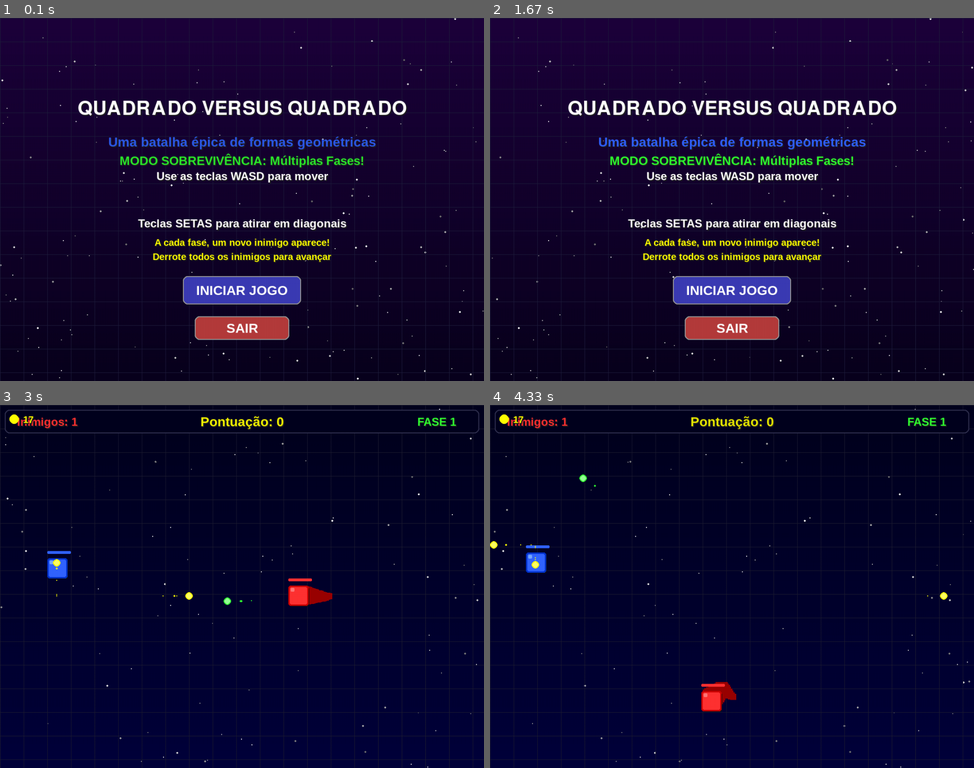
Above: before the commit, frames 1-4 (two rows, left to right).
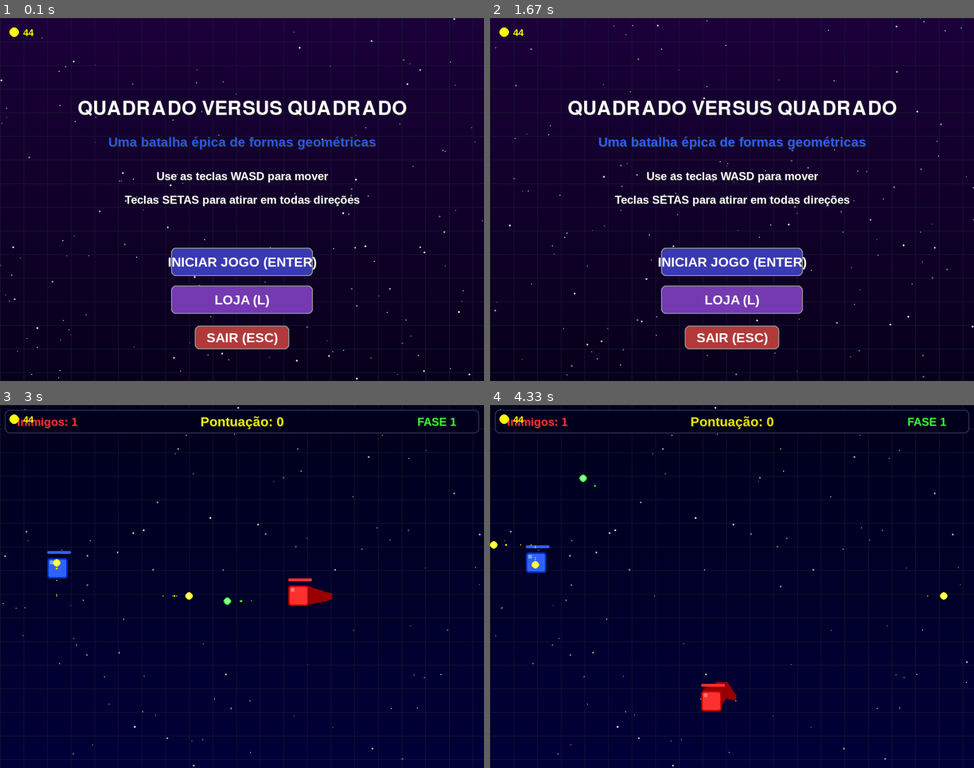
Above: after the commit, the same moments.

Repository: JoaoPedroMarimon/Pygame_SquareStorm
Game: pygame game, started from main.py
Same seed, same stepped clock (60 frames per second), same inputs: the game is played once before the commit and once after it.
Inputs (mouse positions are in pixels of both pictures, inside the frame that each line leads up to):
- Up to frame 1 (0.1 s): no input
- Up to frame 2 (1.67 s): hold L 0.33-0.8 s; click (732, 181) at 0.88 s, where only the run after the commit has a clickable "COMPRAR: 50 MOEDAS"; hold Backspace 1.17-1.63 s
- Up to frame 3 (3 s): tap Enter at 1.67, 2 s; hold Right 2.33-2.8 s; hold Up from 2.83 s (still down); hold W from 2.83 s (still down)
- Up to frame 4 (4.33 s): release Up at 3.13 s; release W at 3.13 s; hold Right 3.17-3.63 s; hold D 3.17-3.63 s; hold Left 3.67-4.2 s; hold A 3.67-4.2 s; hold Down from 4.23 s (still down); hold S from 4.23 s (still down)

The runs differ from the first frame. In frame 1, 9.6% of the frame differs, in the area x 0-100%, y 0-100%; in frame 2, 9.7%; in frame 3, 0.3%; in frame 4, 0.3%.

Commit message:
loja was added

Diff:
--- a/data/moedas.json
+++ b/data/moedas.json
@@ -1 +1 @@
-{"moedas": 17}
+{"moedas": 44}
--- /dev/null
+++ b/data/upgrades.json
@@ -0,0 +1 @@
+{"vida": 1}
--- a/src/config.py
+++ b/src/config.py
@@ -10,7 +10,7 @@
 LARGURA, ALTURA = 1024, 768
 TITULO = "QUADRADO VERSUS QUADRADO"
 FPS = 60
-MAX_FASES = 4  # Alterado de 2 para 3 - agora com fase especial
+MAX_FASES = 5  # Alterado de 2 para 3 - agora com fase especial
 
 # Cores
 PRETO = (0, 0, 0)
@@ -49,3 +49,7 @@
 MOEDA_INTERVALO_MAX = 8000  # Tempo máximo entre geração de moedas (ms)
 MOEDA_DURACAO_MIN = 5000    # Tempo mínimo que uma moeda fica na tela (ms)
 MOEDA_DURACAO_MAX = 10000   # Tempo máximo que uma moeda fica na tela (ms)
+
+# Cores para a loja
+ROXO_CLARO = (100, 50, 150)
+ROXO_ESCURO = (40, 0, 80)
--- a/src/entities/quadrado.py
+++ b/src/entities/quadrado.py
@@ -11,6 +11,8 @@
 from src.config import *
 from src.entities.tiro import Tiro
 from src.utils.sound import gerar_som_tiro
+import os
+import json
 
 class Quadrado:
     """
@@ -25,8 +27,16 @@
         self.cor_escura = self._gerar_cor_escura(cor)
         self.cor_brilhante = self._gerar_cor_brilhante(cor)
         self.velocidade = velocidade
-        self.vidas = 1
-        self.vidas_max = 1
+
+        # Verificar se é o jogador e carregar upgrade de vida
+        if cor == AZUL:  # Se for o jogador
+            vidas_upgrade = self._carregar_upgrade_vida()
+            self.vidas = vidas_upgrade
+            self.vidas_max = vidas_upgrade
+        else:  # Se for inimigo
+            self.vidas = 1  # Padrão: 1 vida para inimigos normais
+            self.vidas_max = 1
+
         self.rect = pygame.Rect(x, y, tamanho, tamanho)
         self.tempo_ultimo_tiro = 0
 
@@ -56,6 +66,22 @@
 
         # Identificador (útil para fases)
         self.id = id(self)
+    def _carregar_upgrade_vida(self):
+        """
+        Carrega o upgrade de vida do arquivo de upgrades.
+        Retorna 1 se não houver upgrade.
+        """
+        try:
+            # Verificar se o arquivo existe
+            if os.path.exists("data/upgrades.json"):
+                with open("data/upgrades.json", "r") as f:
+                    upgrades = json.load(f)
+                    return upgrades.get("vida", 1)
+            return 1
+        except Exception as e:
+            print(f"Erro ao carregar upgrade de vida: {e}")
+            return 1
+
 
     def _gerar_cor_escura(self, cor):
         """Gera uma versão mais escura da cor."""
--- a/src/game/fase.py
+++ b/src/game/fase.py
@@ -32,44 +32,7 @@
     """
     inimigos = []
 
-    if numero_fase == 1:
-        # Fase 1: Apenas um inimigo centralizado
-        pos_x = LARGURA - 150
-        pos_y = ALTURA // 2
-        cor_inimigo = VERMELHO
-        velocidade_inimigo = VELOCIDADE_INIMIGO_BASE
-        inimigos.append(Quadrado(pos_x, pos_y, TAMANHO_QUADRADO, cor_inimigo, velocidade_inimigo))
-
-    elif numero_fase == 2:
-        # Fase 2: Dois inimigos posicionados em locais estratégicos
-        # Inimigo 1 - Superior
-        pos_x1 = LARGURA - 150
-        pos_y1 = ALTURA // 3
-        cor_inimigo1 = VERMELHO
-        velocidade_inimigo1 = VELOCIDADE_INIMIGO_BASE
-        inimigos.append(Quadrado(pos_x1, pos_y1, TAMANHO_QUADRADO, cor_inimigo1, velocidade_inimigo1))
-
-        # Inimigo 2 - Inferior (com cor ligeiramente diferente)
-        pos_x2 = LARGURA - 150
-        pos_y2 = 2 * ALTURA // 3
-        cor_inimigo2 = (255, 80, 80)  # Vermelho um pouco diferente
-        velocidade_inimigo2 = VELOCIDADE_INIMIGO_BASE * 1.1  # Um pouco mais rápido
-        inimigos.append(Quadrado(pos_x2, pos_y2, TAMANHO_QUADRADO, cor_inimigo2, velocidade_inimigo2))
-
-    elif numero_fase == 3:
-        # Fase 3: Um inimigo especial roxo com 2 vidas
-        pos_x = LARGURA - 150
-        pos_y = ALTURA // 2
-
-        # Criando o inimigo especial com características únicas
-        inimigo_especial = Quadrado(pos_x, pos_y, TAMANHO_QUADRADO, ROXO, VELOCIDADE_INIMIGO_ESPECIAL)
-
-        # Configurações especiais para o inimigo roxo
-        inimigo_especial.vidas = 2
-        inimigo_especial.vidas_max = 2
-        inimigo_especial.tempo_cooldown = COOLDOWN_TIRO_ESPECIAL
-
-        inimigos.append(inimigo_especial)
+
 
     return inimigos
 def atualizar_IA_inimigo(inimigo, idx, jogador, tiros_jogador, inimigos, tempo_atual, tempo_movimento_inimigos,
--- a/src/game/jogo.py
+++ b/src/game/jogo.py
@@ -11,6 +11,8 @@
 from src.ui.menu import tela_inicio, tela_game_over, tela_vitoria_fase
 from src.game.fase import jogar_fase
 from src.utils.visual import criar_gradiente
+from src.ui.loja import tela_loja
+
 
 def main_game():
     """
@@ -43,13 +45,22 @@
     gradiente_menu = criar_gradiente((30, 0, 60), (10, 0, 30))
     gradiente_vitoria = criar_gradiente((0, 50, 0), (0, 20, 40))
     gradiente_derrota = criar_gradiente((50, 0, 0), (20, 0, 40))
+    gradiente_loja = criar_gradiente(ROXO_CLARO, ROXO_ESCURO)  # Novo gradiente para a loja
 
     # Loop principal
     while True:
         # Mostrar tela de início
-        if not tela_inicio(tela, relogio, gradiente_menu, fonte_titulo):
+        opcao_menu = tela_inicio(tela, relogio, gradiente_menu, fonte_titulo)
+
+        if opcao_menu == "loja":
+            # O jogador escolheu ir para a loja
+            tela_loja(tela, relogio, gradiente_loja)
+            continue  # Volta para o menu principal
+
+        if opcao_menu == False:  # Sair do jogo
             return
 
+        # Se não foi para a loja nem saiu, então o jogador quer jogar
         # Variáveis de fase
         fase_atual = 1
         pontuacao_total = 0
--- a/src/game/moeda_manager.py
+++ b/src/game/moeda_manager.py
@@ -12,6 +12,7 @@
 import math
 from src.config import LARGURA, ALTURA
 from src.entities.moeda import Moeda
+
 
 class MoedaManager:
     """
--- a/src/game/nivel_factory.py
+++ b/src/game/nivel_factory.py
@@ -138,19 +138,6 @@
         """
         inimigos = []
 
-        # Três inimigos normais em formação triangular
-        pos_x1 = LARGURA - 150
-        pos_y1 = ALTURA // 4
-        inimigos.append(Quadrado(pos_x1, pos_y1, TAMANHO_QUADRADO, VERMELHO, VELOCIDADE_INIMIGO_BASE))
-
-        pos_x2 = LARGURA - 150
-        pos_y2 = 3 * ALTURA // 4
-        inimigos.append(Quadrado(pos_x2, pos_y2, TAMANHO_QUADRADO, VERMELHO, VELOCIDADE_INIMIGO_BASE))
-
-        pos_x3 = LARGURA - 250
-        pos_y3 = ALTURA // 2
-        inimigos.append(Quadrado(pos_x3, pos_y3, TAMANHO_QUADRADO, VERMELHO, VELOCIDADE_INIMIGO_BASE))
-
         # Inimigo Ciano Especial - mais rápido
         pos_x4 = LARGURA - 50
         pos_y4 = ALTURA // 2
@@ -158,70 +145,3 @@
         inimigos.append(inimigo_ciano)
 
         return inimigos
-
-    @staticmethod
-    def criar_fase_generica(numero_fase):
-        """
-        Cria uma fase genérica com base no número da fase.
-        Útil para fases não implementadas especificamente.
-
-        Args:
-            numero_fase: Número da fase, determina a quantidade e dificuldade dos inimigos
-
-        Returns:
-            Lista de inimigos para a fase
-        """
-        inimigos = []
-
-        # Número de inimigos base = número da fase
-        num_inimigos = numero_fase
-
-        # A cada 3 fases, adiciona um inimigo roxo (2 vidas)
-        num_roxos = numero_fase // 3
-
-        # Restante são inimigos normais
-        num_normais = num_inimigos - num_roxos
-
-        # Criar inimigos normais
-        for i in range(num_normais):
-            # Distribuir os inimigos em um semicírculo do lado direito da tela
-            angulo = math.pi * (i / (num_normais - 1 if num_normais > 1 else 1) - 0.5)
-            raio = 200
-
-            pos_x = LARGURA - 100 - raio * math.cos(angulo)
-            pos_y = ALTURA // 2 + raio * math.sin(angulo)
-
-            # Variação na cor vermelha
-            r = 255
-            g = 50 + (i * 20) % 100
-            b = 50 + (i * 15) % 100
-            cor = (r, g, b)
-
-            # Velocidade varia um pouco
-            velocidade = VELOCIDADE_INIMIGO_BASE * (0.9 + random.random() * 0.4)
-
-            inimigos.append(Quadrado(pos_x, pos_y, TAMANHO_QUADRADO, cor, velocidade))
-
-        # Criar inimigos roxos (com 2 vidas)
-        for i in range(num_roxos):
-            # Posicionamento dos roxos mais ao centro
-            angulo = math.pi * (i / (num_roxos - 1 if num_roxos > 1 else 1) - 0.5)
-            raio = 120
-
-            pos_x = LARGURA - 150 - raio * math.cos(angulo)
-            pos_y = ALTURA // 2 + raio * math.sin(angulo)
-
-            # Variação na cor roxa
-            r = 180 + (i * 10) % 40
-            g = 50 + (i * 5) % 30
-            b = 230 - (i * 10) % 40
-            cor = (r, g, b)
-
-            inimigo_roxo = Quadrado(pos_x, pos_y, TAMANHO_QUADRADO, cor, VELOCIDADE_INIMIGO_ESPECIAL)
-            inimigo_roxo.vidas = 2
-            inimigo_roxo.vidas_max = 2
-            inimigo_roxo.tempo_cooldown = COOLDOWN_TIRO_ESPECIAL
-
-            inimigos.append(inimigo_roxo)
-
-        return inimigos
--- a/src/ui/__init__.py
+++ b/src/ui/__init__.py
@@ -1,3 +1,4 @@
 # Importar funções principais
 from src.ui.menu import tela_inicio, tela_game_over, tela_vitoria_fase
 from src.ui.hud import desenhar_tela_jogo, desenhar_hud
+from src.ui.loja import tela_loja
--- /dev/null
+++ b/src/ui/loja.py
@@ -0,0 +1,236 @@
+#!/usr/bin/env python3
+# -*- coding: utf-8 -*-
+
+"""
+Módulo para a loja do jogo, onde o jogador pode comprar upgrades.
+"""
+
+import pygame
+import math
+import random
+import json
+import os
+from src.config import *
+from src.utils.visual import criar_estrelas, desenhar_estrelas, desenhar_texto, criar_botao
+from src.game.moeda_manager import MoedaManager
+
+def tela_loja(tela, relogio, gradiente_loja):
+    """
+    Exibe a tela da loja onde o jogador pode comprar upgrades.
+
+    Args:
+        tela: Superfície principal do jogo
+        relogio: Objeto Clock para controle de FPS
+        gradiente_loja: Superfície com o gradiente de fundo da loja
+
+    Returns:
+        "menu" para voltar ao menu principal
+    """
+    # Criar efeitos visuais
+    estrelas = criar_estrelas(NUM_ESTRELAS_MENU)
+
+    # Inicializar gerenciador de moedas para ter acesso à quantidade
+    moeda_manager = MoedaManager()
+
+    # Carregar upgrades
+    upgrades = carregar_upgrades()
+
+    # Som de compra (um som de "ca-ching" ou campainha)
+    som_compra = pygame.mixer.Sound(bytes(bytearray(
+        int(127 + 127 * math.sin(i / 10) * (1.0 - i/4000))
+        for i in range(8000)
+    )))
+    som_compra.set_volume(0.2)
+
+    # Som de erro (quando não tem moedas suficientes)
+    som_erro = pygame.mixer.Sound(bytes(bytearray(
+        int(127 + 127 * math.sin(i / 5) * (1.0 - i/2000))
+        for i in range(4000)
+    )))
+    som_erro.set_volume(0.15)
+
+    # Variáveis para mensagens de feedback
+    mensagem = ""
+    mensagem_tempo = 0
+    mensagem_duracao = 120  # Duração da mensagem em frames
+    mensagem_cor = BRANCO
+
+    # Efeito de transição ao entrar
+    fade_in = 255
+
+    # Loop principal da loja
+    rodando = True
+    while rodando:
+        tempo_atual = pygame.time.get_ticks()
+        clique_ocorreu = False
+
+        for evento in pygame.event.get():
+            if evento.type == pygame.QUIT:
+                pygame.quit()
+                sys.exit()
+            if evento.type == pygame.KEYDOWN:
+                # Tecla ESC, Backspace ou M para voltar ao menu
+                if evento.key == pygame.K_ESCAPE or evento.key == pygame.K_BACKSPACE or evento.key == pygame.K_m:
+                    # Efeito de fade out ao sair
+                    for i in range(30):
+                        fade = pygame.Surface((LARGURA, ALTURA))
+                        fade.fill((0, 0, 0))
+                        fade.set_alpha(i * 8)
+                        tela.blit(fade, (0, 0))
+                        pygame.display.flip()
+                        pygame.time.delay(5)
+                    return "menu"
+            # Verificação de clique do mouse
+            if evento.type == pygame.MOUSEBUTTONDOWN and evento.button == 1:
+                clique_ocorreu = True
+
+        # Efeito de fade in ao entrar
+        if fade_in > 0:
+            fade_in = max(0, fade_in - 10)
+
+        # Atualizar mensagem de feedback
+        if mensagem:
+            mensagem_tempo += 1
+            if mensagem_tempo >= mensagem_duracao:
+                mensagem = ""
+                mensagem_tempo = 0
+
+        # Desenhar fundo
+        tela.blit(gradiente_loja, (0, 0))
+
+        # Desenhar estrelas
+        desenhar_estrelas(tela, estrelas)
+
+        # Desenhar título
+        desenhar_texto(tela, "LOJA", 70, BRANCO, LARGURA // 2, 80)
+
+        # Mostrar quantidade de moedas
+        cor_moeda = AMARELO
+        pygame.draw.circle(tela, cor_moeda, (LARGURA // 2 - 100, 150), 15)  # Ícone de moeda maior
+        desenhar_texto(tela, f"Suas moedas: {moeda_manager.obter_quantidade()}", 28, cor_moeda, LARGURA // 2 + 50, 150)
+
+        # Desenhar divisória
+        pygame.draw.line(tela, (100, 100, 150), (LARGURA // 4, 180), (3 * LARGURA // 4, 180), 2)
+
+        # Desenhar itens da loja
+        y_pos = 250
+
+        # Upgrade de vida
+        desenhar_texto(tela, "Upgrade de Vida", 36, BRANCO, LARGURA // 2, y_pos)
+        desenhar_texto(tela, f"+1 Vida Máxima (Atual: {upgrades['vida']})", 24, BRANCO, LARGURA // 2, y_pos + 40)
+
+        # Custo e botão de compra
+        custo = 50
+        rect_comprar = pygame.Rect(LARGURA // 2 - 120, y_pos + 80, 240, 50)
+        botao_ativo = moeda_manager.obter_quantidade() >= custo
+        cor_botao = (60, 120, 60) if botao_ativo else (80, 80, 80)
+        cor_hover = (80, 180, 80) if botao_ativo else (100, 100, 100)
+
+        hover_comprar = criar_botao(tela, f"COMPRAR: {custo} MOEDAS", LARGURA // 2, y_pos + 100, 240, 50,
+                                  cor_botao, cor_hover, BRANCO)
+
+        # Verificar clique no botão de compra
+        if clique_ocorreu and rect_comprar.collidepoint(pygame.mouse.get_pos()):
+            if botao_ativo:
+                # Tem moedas suficientes
+                moeda_manager.quantidade_moedas -= custo
+                moeda_manager.salvar_moedas()
+                upgrades["vida"] += 1
+                salvar_upgrades(upgrades)
+                pygame.mixer.Channel(4).play(som_compra)
+                mensagem = "Upgrade de vida comprado!"
+                mensagem_cor = VERDE
+                mensagem_tempo = 0
+            else:
+                # Não tem moedas suficientes
+                pygame.mixer.Channel(4).play(som_erro)
+                mensagem = "Moedas insuficientes!"
+                mensagem_cor = VERMELHO
+                mensagem_tempo = 0
+
+        # Desenhar botão de voltar
+        y_voltar = ALTURA - 80
+        rect_voltar = pygame.Rect(LARGURA // 2 - 120, y_voltar - 25, 240, 50)
+        hover_voltar = criar_botao(tela, "VOLTAR AO MENU (ESC)", LARGURA // 2, y_voltar, 240, 50,
+                                 (60, 60, 150), (80, 80, 220), BRANCO)
+
+        # Verificar clique no botão de voltar
+        if clique_ocorreu and rect_voltar.collidepoint(pygame.mouse.get_pos()):
+            # Efeito de fade out ao sair
+            for i in range(30):
+                fade = pygame.Surface((LARGURA, ALTURA))
+                fade.fill((0, 0, 0))
+                fade.set_alpha(i * 8)
+                tela.blit(fade, (0, 0))
+                pygame.display.flip()
+                pygame.time.delay(5)
+            return "menu"
+
+        # Mostrar mensagem de feedback se existir
+        if mensagem:
+            # Fazer a mensagem pulsar
+            alpha = int(255 * (1.0 - mensagem_tempo / mensagem_duracao))
+            y_mensagem = 180
+            fonte = pygame.font.SysFont("Arial", 30, True)
+            texto_surf = fonte.render(mensagem, True, mensagem_cor)
+            texto_surf.set_alpha(alpha)
+            texto_rect = texto_surf.get_rect(center=(LARGURA // 2, y_mensagem))
+            tela.blit(texto_surf, texto_rect)
+
+        # Aplicar efeito de fade-in
+        if fade_in > 0:
+            fade = pygame.Surface((LARGURA, ALTURA))
+            fade.fill((0, 0, 0))
+            fade.set_alpha(fade_in)
+            tela.blit(fade, (0, 0))
+
+        pygame.display.flip()
+        relogio.tick(FPS)
+
+    return "menu"
+
+def carregar_upgrades():
+    """
+    Carrega os upgrades salvos do arquivo.
+    Se o arquivo não existir, inicia com valores padrão.
+    """
+    upgrades_padrao = {
+        "vida": 1  # Vida máxima inicial é 1
+    }
+
+    try:
+        # Criar o diretório de dados se não existir
+        if not os.path.exists("data"):
+            os.makedirs("data")
+
+        # Tentar carregar o arquivo de upgrades
+        if os.path.exists("data/upgrades.json"):
+            with open("data/upgrades.json", "r") as f:
+                upgrades = json.load(f)
+                # Verificar se todas as chaves existem
+                for chave in upgrades_padrao:
+                    if chave not in upgrades:
+                        upgrades[chave] = upgrades_padrao[chave]
+                return upgrades
+
+        # Se o arquivo não existir, criar com valores padrão e retornar
+        salvar_upgrades(upgrades_padrao)
+        return upgrades_padrao
+    except Exception as e:
+        print(f"Erro ao carregar upgrades: {e}")
+        return upgrades_padrao
+
+def salvar_upgrades(upgrades):
+    """
+    Salva os upgrades no arquivo.
+    """
+    try:
+        # Criar o diretório de dados se não existir
+        if not os.path.exists("data"):
+            os.makedirs("data")
+
+        # Salvar os upgrades no arquivo
+        with open("data/upgrades.json", "w") as f:
+            json.dump(upgrades, f)
+    except Exception as e:
+        print(f"Erro ao salvar upgrades: {e}")
--- a/src/ui/menu.py
+++ b/src/ui/menu.py
@@ -4,8 +4,7 @@
 """
 Funções para gerenciar as telas de menu, início de jogo e fim de jogo.
 """
-
-import pygame
+from src.game.moeda_manager import MoedaManager
 import random
 import math
 import sys
@@ -13,6 +12,9 @@
 from src.utils.visual import criar_estrelas, desenhar_estrelas, desenhar_texto, criar_botao
 from src.utils.sound import gerar_som_explosao
 from src.entities.particula import criar_explosao, Particula
+import pygame
+
+# Modificar a função tela_inicio para incluir o botão da loja:
 
 def tela_inicio(tela, relogio, gradiente_menu, fonte_titulo):
     """
@@ -25,7 +27,9 @@
         fonte_titulo: Fonte para o título
 
     Returns:
-        True se o jogador escolher iniciar, False para sair
+        "jogar" para iniciar o jogo
+        "loja" para ir para a loja
+        False para sair
     """
     # Criar efeitos visuais
     estrelas = criar_estrelas(NUM_ESTRELAS_MENU)
@@ -37,7 +41,10 @@
     titulo_escala = 0
     titulo_alvo = 1.0
 
-    # Loop da tela de início
+    # Inicializar moeda_manager para mostrar quantidade de moedas
+    moeda_manager = MoedaManager()
+
+    # Loop principal
     while True:
         tempo_atual = pygame.time.get_ticks()
 
@@ -49,12 +56,13 @@
                 sys.exit()
             if evento.type == pygame.KEYDOWN:
                 if evento.key == pygame.K_RETURN:
-                    return True  # Iniciar o jogo
+                    return "jogar"  # Iniciar o jogo
+                if evento.key == pygame.K_l:
+                    return "loja"  # Ir para a loja
                 if evento.key == pygame.K_ESCAPE:
-                    pygame.quit()
-                    sys.exit()
+                    return False  # Sair do jogo
             # Verificação explícita de clique do mouse
-            if evento.type == pygame.MOUSEBUTTONDOWN and evento.button == 1:
+            if evento.type == pygame.MOUSEBUTTONDOWN and evento.button == 1:  # Botão esquerdo do mouse
                 clique_ocorreu = True
 
         # Adicionar efeitos visuais aleatórios
@@ -69,7 +77,7 @@
             # Som aleatório
             pygame.mixer.Channel(0).play(pygame.mixer.Sound(gerar_som_explosao()))
 
-        # Atualizar partículas
+        # Atualizar partículas - Parte importante corrigida
         for particula in particulas[:]:
             particula.atualizar()
             if particula.acabou():
@@ -82,6 +90,13 @@
             if flash['vida'] <= 0:
                 flashes.remove(flash)
 
+        # Atualizar estrelas
+        for estrela in estrelas:
+            estrela[0] -= estrela[4]  # Mover com base na velocidade
+            if estrela[0] < 0:
+                estrela[0] = LARGURA
+                estrela[1] = random.randint(0, ALTURA)
+
         # Animar título
         titulo_escala += (titulo_alvo - titulo_escala) * 0.05
 
@@ -117,24 +132,30 @@
             desenhar_texto(tela, "Uma batalha épica de formas geométricas", 28,
                            cor_pulse, LARGURA // 2, ALTURA // 4 + 70)
 
-            # Adicionar subtítulo para o sistema de fases
-            cor_pulse2 = tuple(int(c * (0.7 + 0.3 * pulse)) for c in VERDE)
-            desenhar_texto(tela, "MODO SOBREVIVÊNCIA: Múltiplas Fases!", 26,
-                          cor_pulse2, LARGURA // 2, ALTURA // 4 + 110)
+        # Mostrar quantidade de moedas
+        cor_moeda = AMARELO
+        pygame.draw.circle(tela, cor_moeda, (30, 30), 10)  # Ícone de moeda
+        desenhar_texto(tela, f"{moeda_manager.obter_quantidade()}", 20, cor_moeda, 60, 30)
 
         # Desenhar controles
         desenhar_texto(tela, "Use as teclas WASD para mover", 24, BRANCO, LARGURA // 2, ALTURA // 2 - 50)
-        desenhar_texto(tela, "Teclas SETAS para atirar em diagonais", 24, BRANCO, LARGURA // 2, ALTURA // 2 + 50)
-
-        # Desenhar informações do modo de jogo
-        desenhar_texto(tela, "A cada fase, um novo inimigo aparece!", 20, AMARELO, LARGURA // 2, ALTURA // 2 + 90)
-        desenhar_texto(tela, "Derrote todos os inimigos para avançar", 20, AMARELO, LARGURA // 2, ALTURA // 2 + 120)
-
-        # Desenhar botões e verificar interação
-        botao_jogar = criar_botao(tela, "INICIAR JOGO", LARGURA // 2, ALTURA * 3 // 4, 250, 60,
+        desenhar_texto(tela, "Teclas SETAS para atirar em todas direções", 24, BRANCO, LARGURA // 2, ALTURA // 2)
+
+        # Desenhar botões e verificar interação - AGORA COM TRÊS BOTÕES
+
+        # 1. Botão de Jogar (aumentado para acomodar o texto)
+        rect_jogar = pygame.Rect(LARGURA // 2 - 150, ALTURA * 3 // 4 - 60, 300, 60)
+        botao_jogar = criar_botao(tela, "INICIAR JOGO (ENTER)", LARGURA // 2, ALTURA * 3 // 4 - 60, 300, 60,
                                  (60, 60, 180), (80, 80, 220), BRANCO)
 
-        botao_sair = criar_botao(tela, "SAIR", LARGURA // 2, ALTURA * 3 // 4 + 80, 200, 50,
+        # 2. Botão da Loja (aumentado para acomodar o texto)
+        rect_loja = pygame.Rect(LARGURA // 2 - 150, ALTURA * 3 // 4 + 20, 300, 60)
+        botao_loja = criar_botao(tela, "LOJA (L)", LARGURA // 2, ALTURA * 3 // 4 + 20, 300, 60,
+                                (120, 60, 180), (150, 80, 220), BRANCO)
+
+        # 3. Botão de Sair
+        rect_sair = pygame.Rect(LARGURA // 2 - 100, ALTURA * 3 // 4 + 100, 200, 50)
+        botao_sair = criar_botao(tela, "SAIR (ESC)", LARGURA // 2, ALTURA * 3 // 4 + 100, 200, 50,
                                (180, 60, 60), (220, 80, 80), BRANCO)
 
         # Verificar cliques nos botões
@@ -142,20 +163,26 @@
             mouse_pos = pygame.mouse.get_pos()
 
             # Verificar botão iniciar jogo
-            rect_jogar = pygame.Rect(LARGURA // 2 - 125, ALTURA * 3 // 4 - 30, 250, 60)
             if rect_jogar.collidepoint(mouse_pos):
                 # Efeito de transição
                 for i in range(30):
                     tela.fill((0, 0, 0, 10), special_flags=pygame.BLEND_RGBA_MULT)
                     pygame.display.flip()
                     pygame.time.delay(20)
-                return True
+                return "jogar"
+
+            # Verificar botão da loja
+            if rect_loja.collidepoint(mouse_pos):
+                # Efeito de transição
+                for i in range(30):
+                    tela.fill((0, 0, 0, 10), special_flags=pygame.BLEND_RGBA_MULT)
+                    pygame.display.flip()
+                    pygame.time.delay(20)
+                return "loja"
 
             # Verificar botão sair
-            rect_sair = pygame.Rect(LARGURA // 2 - 100, ALTURA * 3 // 4 + 80 - 25, 200, 50)
             if rect_sair.collidepoint(mouse_pos):
-                pygame.quit()
-                sys.exit()
+                return False
 
         pygame.display.flip()
         relogio.tick(FPS)
